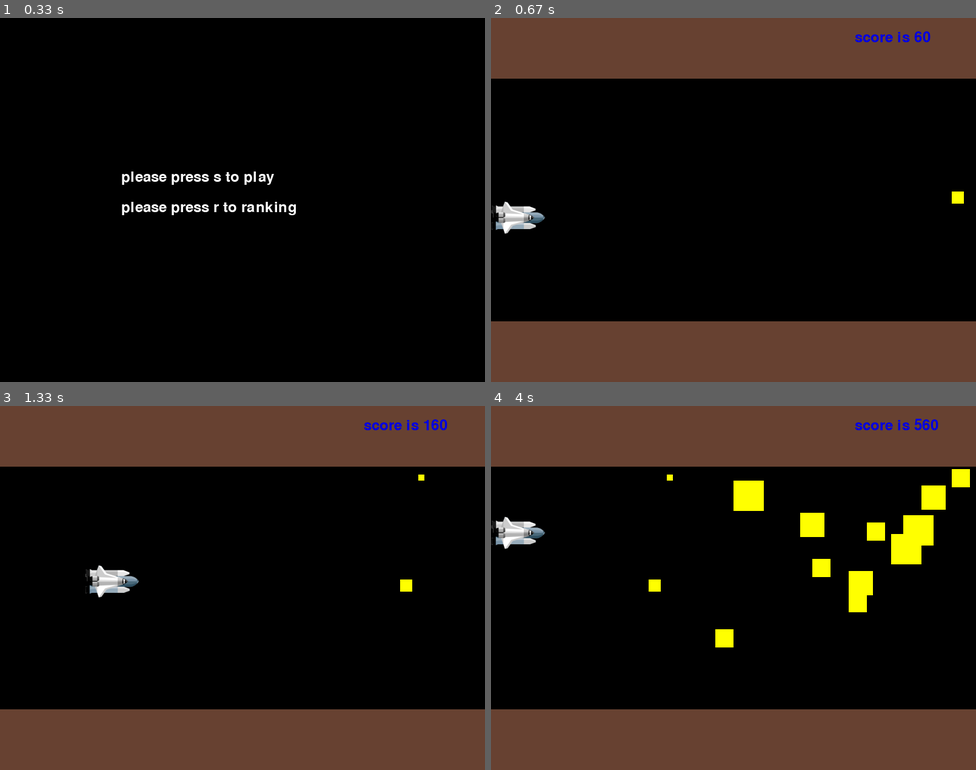
Above: before the commit, frames 1-4 (two rows, left to right).
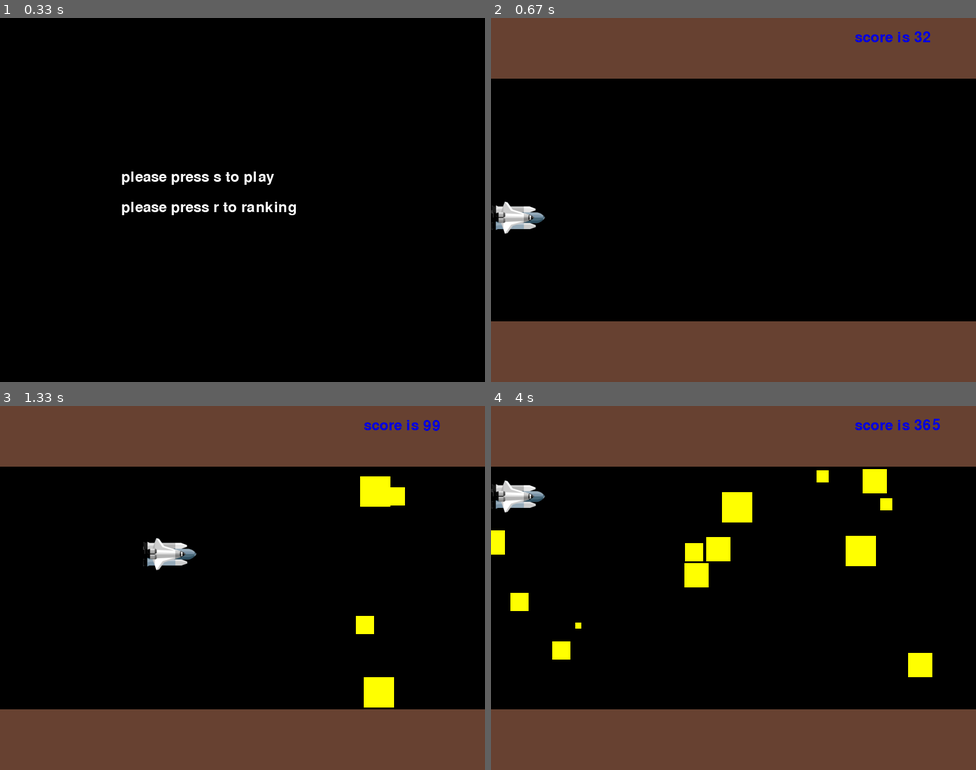
Above: after the commit, the same moments.

Repository: Juju-62q/Taro-sAdventure
Game: pygame game, started from client/MainMenu/MainMenu.py
Same seed, same stepped clock (60 frames per second), same inputs: the game is played once before the commit and once after it.
Inputs:
- Up to frame 1 (0.33 s): no input
- Up to frame 2 (0.67 s): tap S at 0.33 s
- Up to frame 3 (1.33 s): hold Right 0.67-1.13 s; hold Up from 1.17 s (still down)
- Up to frame 4 (4 s): release Up at 1.47 s; hold Right 1.5-1.97 s; hold Left 2-2.53 s; hold Down 2.57-2.87 s; hold Left 2.9-3.3 s; hold Up 3.33-3.7 s

Frame 1 is identical in both runs. In frame 2, 0.1% of the frame differs, in the area x 87-98%, y 3-51%; in frame 3, 2.8%; in frame 4, 7.5%, in the area x 0-99%, y 3-75%.

Commit message:
simply connect with c lang

Diff:
--- a/client/MainMenu/MainMenu.py
+++ b/client/MainMenu/MainMenu.py
@@ -41,7 +41,7 @@
     width = 800
     height = 600
     surface = pygame.display.set_mode((width, height))
-    fpsClock = pygame.time.Clock()
+    fpsClock = pygame.time
 
     play = MainMenu(width, height, surface, fpsClock)
     play.mainMenu()
--- a/client/ScrollGame/ScrollGame.py
+++ b/client/ScrollGame/ScrollGame.py
@@ -4,6 +4,7 @@
 from PyGameScreen import PyGameScreen
 from ScrollGame.Player import Player
 from ScrollGame.Score import Score
+import socket
 
 class ScrollGame(PyGameScreen):
 
@@ -12,7 +13,7 @@
 
         # game initialize
         # for player
-        self.player = Player(0, height/2, 90, 60, pygame.image.load("GameContents/ship.png"), 20)
+        self.player = Player(0, height/2, 90, 60, pygame.image.load("GameContents/ship.png"), 5)
 
         # for enemy
         self.enemies = []
@@ -20,10 +21,10 @@
 
         # for play zone
         self.playerZoneAbove = self.height / 6
-        self.playerZoneBottom = self.height * 2 / 3
+        self.playerZoneBottom = self.height * 5 / 6
 
         # for score
-        self.score = Score(0, 10, 600, 20)
+        self.score = Score(0, 1, 600, 20)
 
         # for Images
         self.sysFont = pygame.font.SysFont(None, 36)
@@ -34,7 +35,7 @@
         # for game over
         gameOver = False
 
-        playerZone = Rect(0, self.playerZoneAbove, self.width, self.playerZoneBottom)
+        playerZone = Rect(0, self.playerZoneAbove, self.width, self.playerZoneBottom - self.playerZoneAbove)
 
         # main loutine
         while not gameOver:
@@ -52,15 +53,15 @@
             # make enemy
             enemySize = randint(1, 5) * self.baseSize
             enemy = Rect(self.width - enemySize, randint(self.playerZoneAbove, self.playerZoneBottom - enemySize),
-                        enemySize, enemySize) if randint(0, 5) == 0 else Rect(0, 0, 0, 0)
+                        enemySize, enemySize) if randint(0, 30) == 0 else Rect(0, 0, 0, 0)
             self.enemies.append(enemy)
 
             # delete if not used
-            if len(self.enemies) >= self.width / self.baseSize + 5:
+            if len(self.enemies) >= 850:#self.width / self.baseSize + 5:
                 del self.enemies[0]
 
             # move enemies
-            self.enemies = [x.move(- self.baseSize, 0) for x in self.enemies]
+            self.enemies = [x.move(- 3, 0) for x in self.enemies]
 
             # paint enemies
             for enemy in self.enemies:
@@ -76,7 +77,7 @@
             self.surface.blit(scoreImage, (self.score.x, self.score.y))
 
             pygame.display.update()
-            self.fpsClock.tick(15)
+            self.fpsClock.delay(10)
 
         self.gameOver()
 
@@ -88,7 +89,7 @@
 
 
     def isGameOver(self):
-        if(self.player.rect.y <= self.playerZoneAbove or self.player.rect.y >= self.playerZoneBottom + 40):
+        if(self.player.rect.y <= self.playerZoneAbove or self.player.rect.y >= self.playerZoneBottom - 40):
             return True
         for effect in self.enemies:
             if self.isTouchEnemy(effect):
@@ -102,6 +103,14 @@
                and self.player.rect.y + 50 >= enemy.top
 
     def gameOver(self):
+        client = socket.socket(socket.AF_INET, socket.SOCK_STREAM)
+        client.connect(("127.0.0.1", 50000))
+        client.sendall(b"python test\r\n")
+        response = client.recv(4096)
+        client.sendall(b"python test222\r\n")
+        response = client.recv(4096)
+        client.close()
+
         self.surface.blit(self.bangImage, (self.player.rect.x, self.player.rect.y - 30))
         scoreImage = self.sysFont.render("score is {}".format(self.score.score), True, (255, 255, 255))
         tmp = self.sysFont.render("please press enter to back menu", True, (255, 255, 255))
Binary file changed: ex4/c/echo_server
Not shown, changed: ex4/c/echo_server.c
